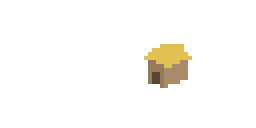
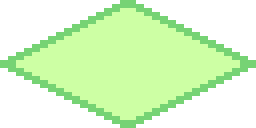
Before/after of a (256, 128) layered artwork. What changed in the layer stack:
added layer "green border" above "green" over [0, 0, 256, 128]
added layer "green" (50%) above "red border" over [16, 8, 240, 120]
hid "Layer 3" over [144, 44, 192, 88]
